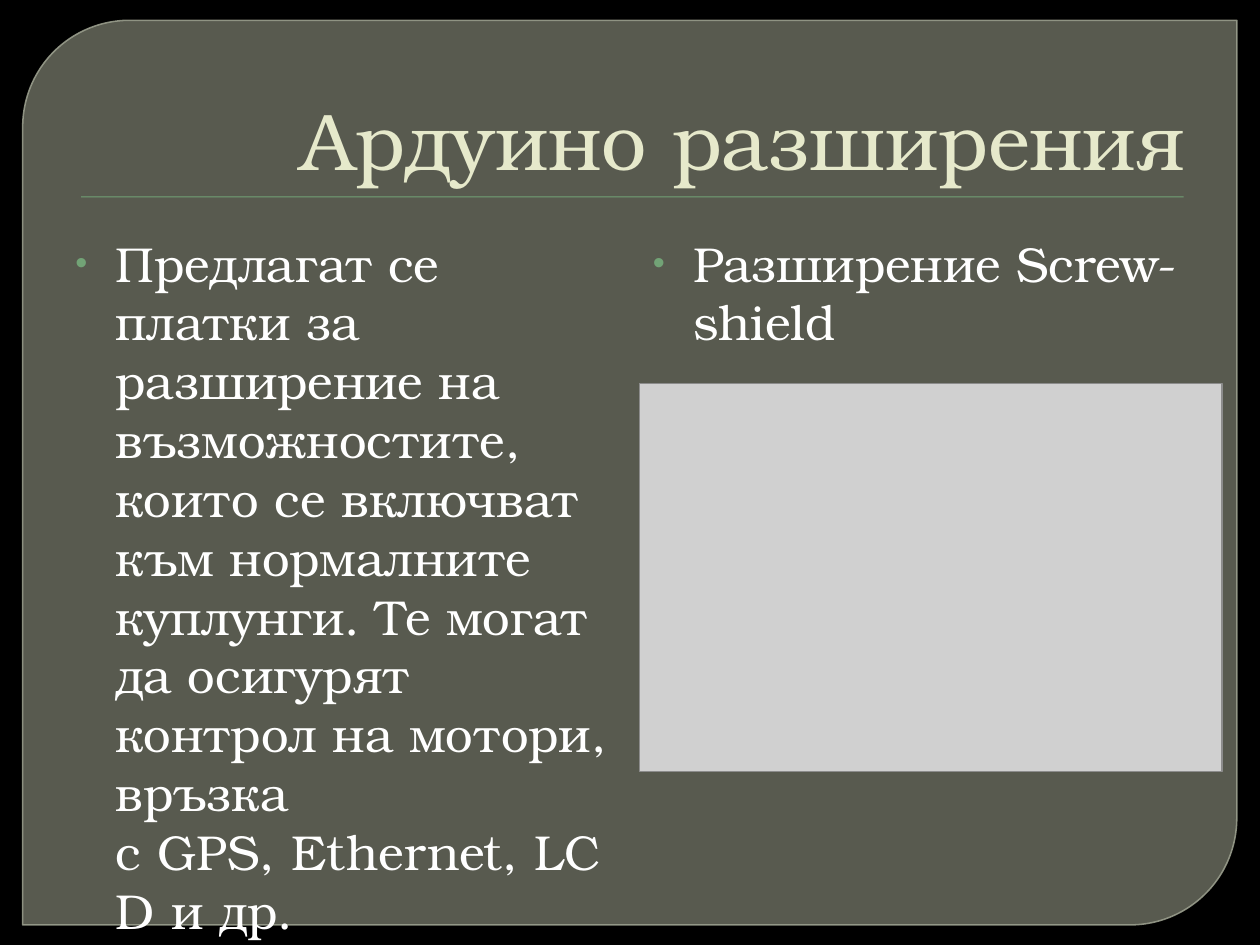
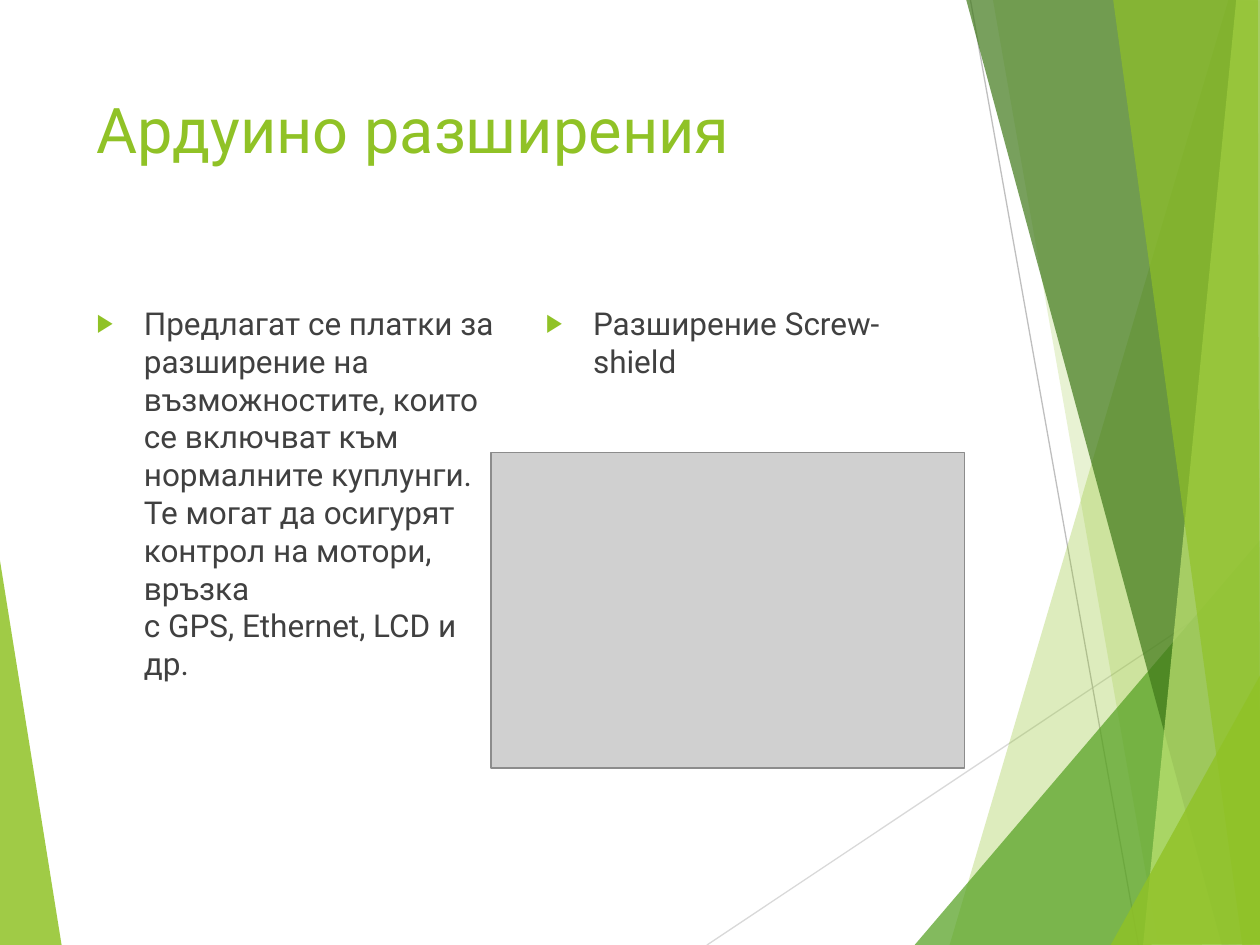
Before and after one commit to IvanovvAlex/School-Education, a slide deck: slide 6 of EmbeddedSystems/Arduino.pptx. Drawn at 1260x945 pixels with LibreOffice and Linux fonts; fonts in the diff are those of the drawing; grey boxes stand for pictures; background and template pictures are left out. Boxes give left, top, right and bottom in pixels: in the first picture for what was removed or moved away, otherwise in the second. Text is boxed around its words. In the diff, an @@ line names an element or a change of style, - is before the commit and + after.

```diff
--- a/EmbeddedSystems/Arduino.pptx
+++ b/EmbeddedSystems/Arduino.pptx
@@ background picture (left out) to #FFFFFF @@
@@ round diag rect removed at bbox=[23, 20, 1237, 925] @@
@@ title "Ардуино разширения": place and size @@
-title "Ардуино разширения" at bbox=[301, 115, 1184, 189]
+title "Ардуино разширения" at bbox=[97, 108, 729, 167]
@@ title "Ардуино разширения" at bbox=[97, 108, 729, 167]: size 46 to 36 pt, font TeX Gyre Bonum to Roboto, text colour #E7EACB to #90C226; alignment right to left; indent changed; vertical alignment bottom to top @@
@@ rectangle removed at bbox=[81, 197, 1183, 198] @@
@@ text "Предлагат се платки за разширение ...": place and size @@
-text "Предлагат се платки за разширение ..." at bbox=[116, 248, 591, 941]
+text "Предлагат се платки за разширение ..." at bbox=[144, 312, 493, 682]
@@ text "Предлагат се платки за разширение ..." at bbox=[144, 312, 493, 682]: size 28 to 18 pt, font TeX Gyre Bonum to Roboto, text colour #FFFFFF to #404040; bullet • to ▶; more space between paragraphs; bullet colour #72A376 to #90C226 @@
@@ text "Разширение Screw-shield" at bbox=[593, 312, 880, 374]: size 28 to 18 pt, font TeX Gyre Bonum to Roboto, text colour #FFFFFF to #404040; bullet • to ▶; more space between paragraphs; bullet colour #72A376 to #90C226 @@
@@ text "Разширение Screw-shield": place and size @@
-text "Разширение Screw-shield" at bbox=[693, 248, 1177, 341]
+text "Разширение Screw-shield" at bbox=[593, 312, 880, 374]
@@ picture: place and size @@
-picture at bbox=[640, 384, 1222, 772]
+picture at bbox=[491, 452, 965, 767]
@@ group added at bbox=[0, 0, 1260, 945]: 8 freeform shapes, 2 lines @@
```
Also in this commit, not shown: 9 other slides changed, 1 slide added, 1 slide removed.
